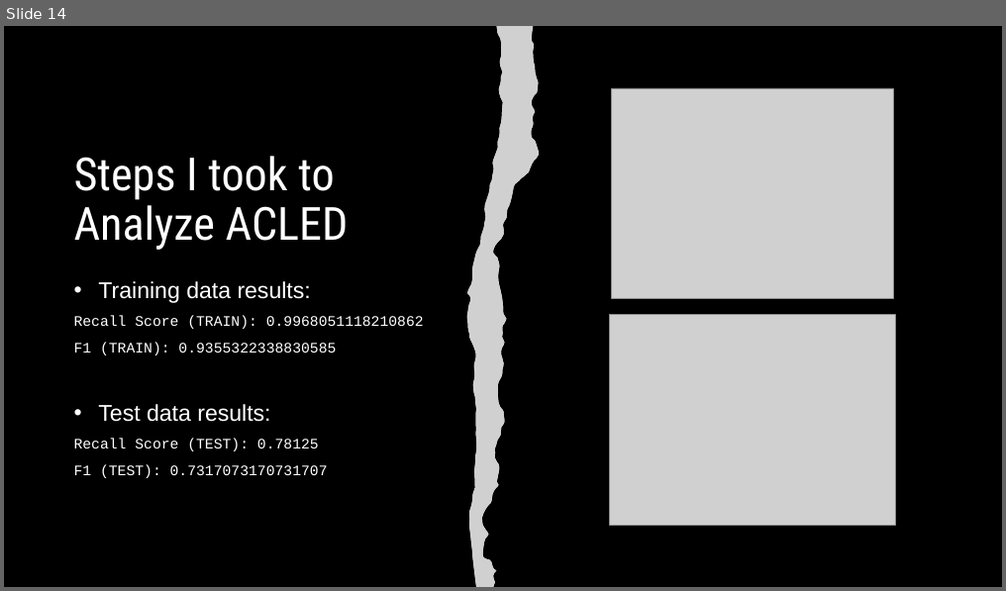
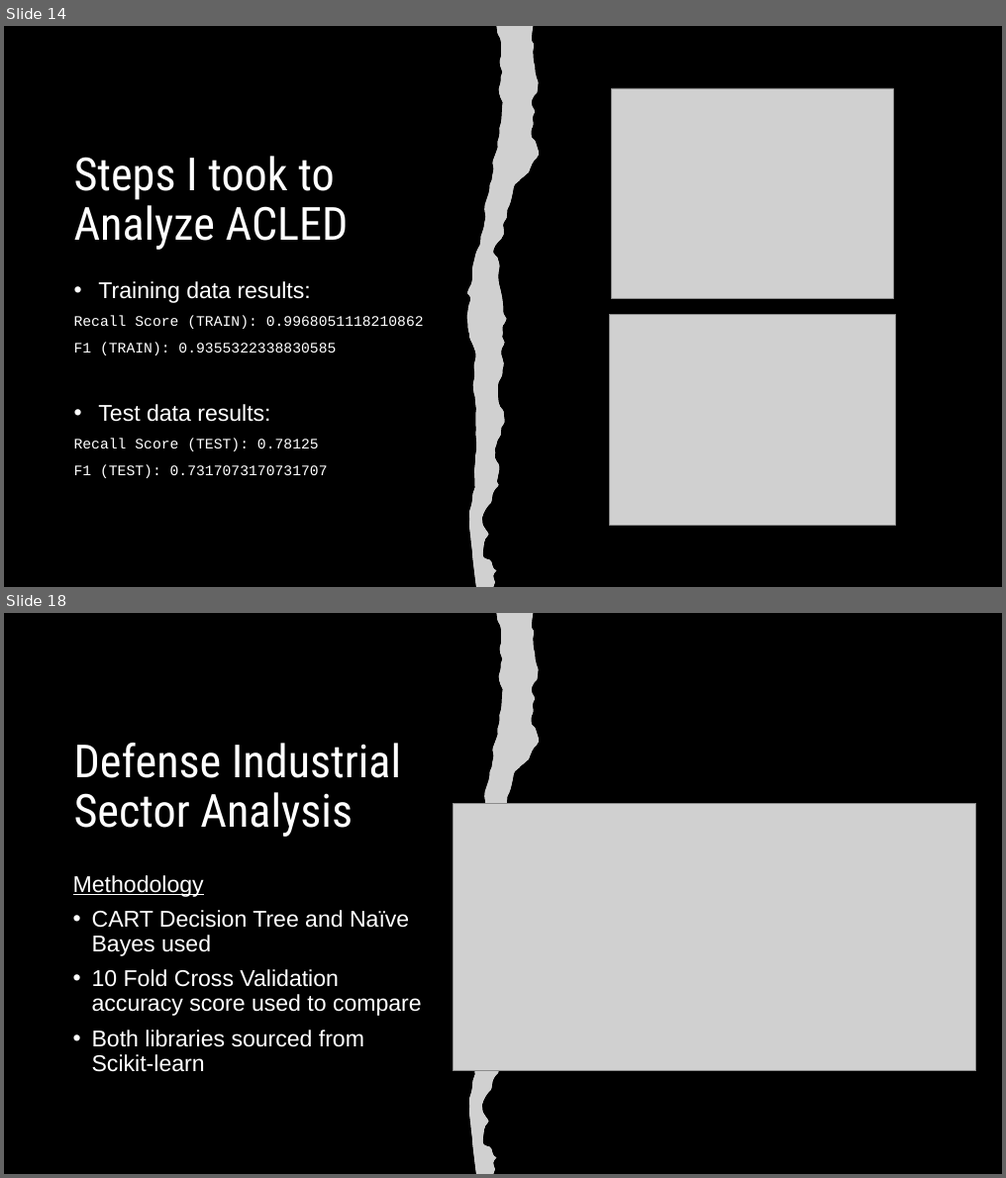
Before and after one commit to fs247/CSI777_Final_Project, a slide deck: CSI777_Final Presentation.pptx. Shown one above the other, each under a label of ours: slide 14 before the commit, slides 14 and 18 after it; the slides between them are not shown. The pictures are 1006x591 and 1006x1178 pixels, drawn with LibreOffice and Linux fonts; fonts in the diff are those of the drawing; grey boxes stand for pictures. Boxes give left, top, right and bottom in pixels: in the first picture for what was removed or moved away, otherwise in the second. Text is boxed around its words. In the diff, an @@ line names an element or a change of style, - is before the commit and + after.

```diff
--- a/CSI777_Final Presentation.pptx
+++ b/CSI777_Final Presentation.pptx
@@ slide 18 added at [4, 613, 1002, 1174], background #000000 @@
@@ freeform shape added at [467, 613, 540, 1174], fill #FFFFFF @@
@@ picture added at [467, 613, 540, 1174] @@
@@ title added at [74, 743, 401, 837], 44 pt, text #FFFFFF @@
+Defense Industrial Sector Analysis
@@ picture added at [453, 803, 976, 1071] @@
@@ text added at [73, 875, 422, 1072], 22 pt, text #FFFFFF @@
+Methodology
+• CART Decision Tree and Naïve Bayes used
+• 10 Fold Cross Validation accuracy score used to compare
+• Both libraries sourced from Scikit-learn
```
Also in this commit, not shown: 5 other slides added, 4 other files.
